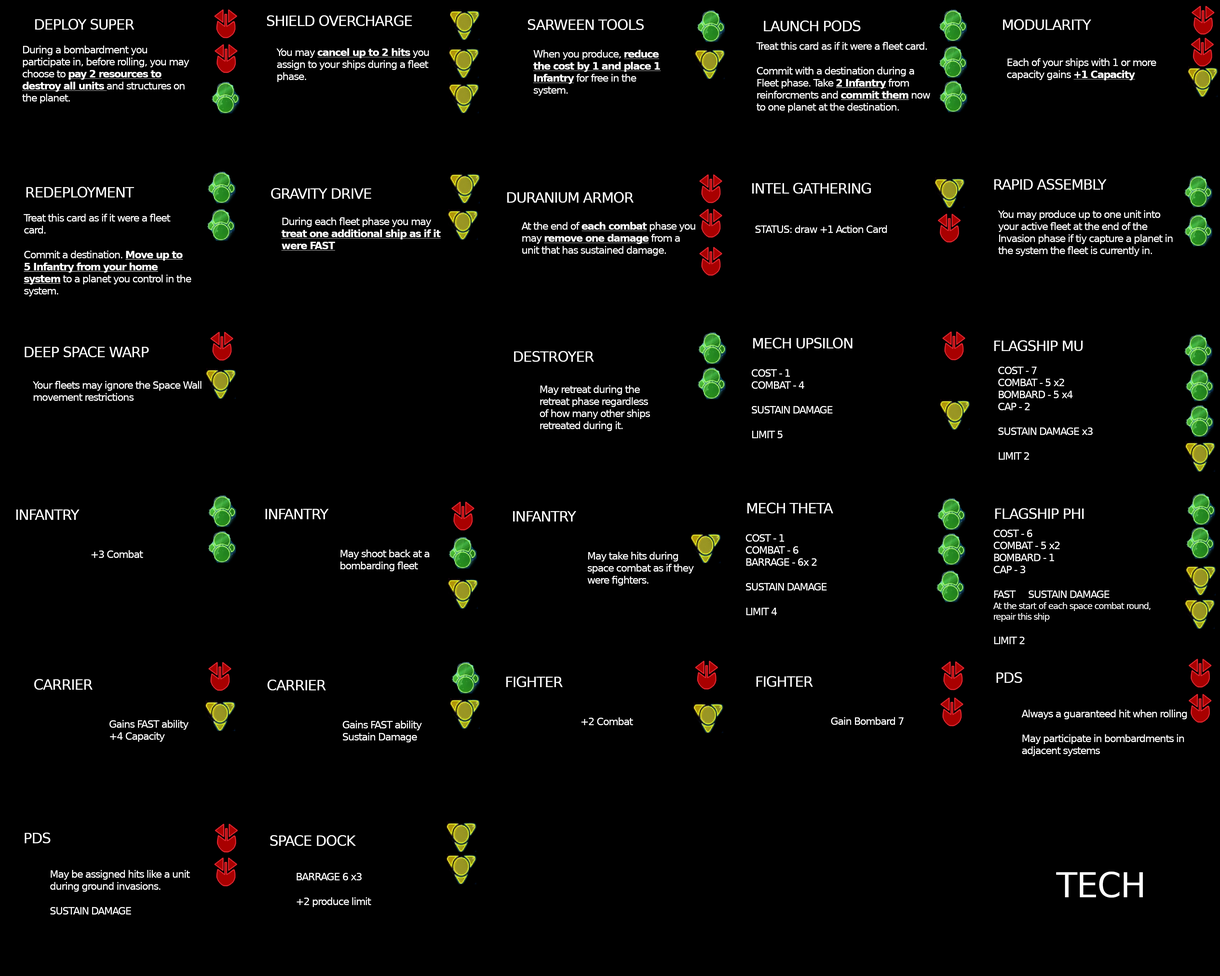
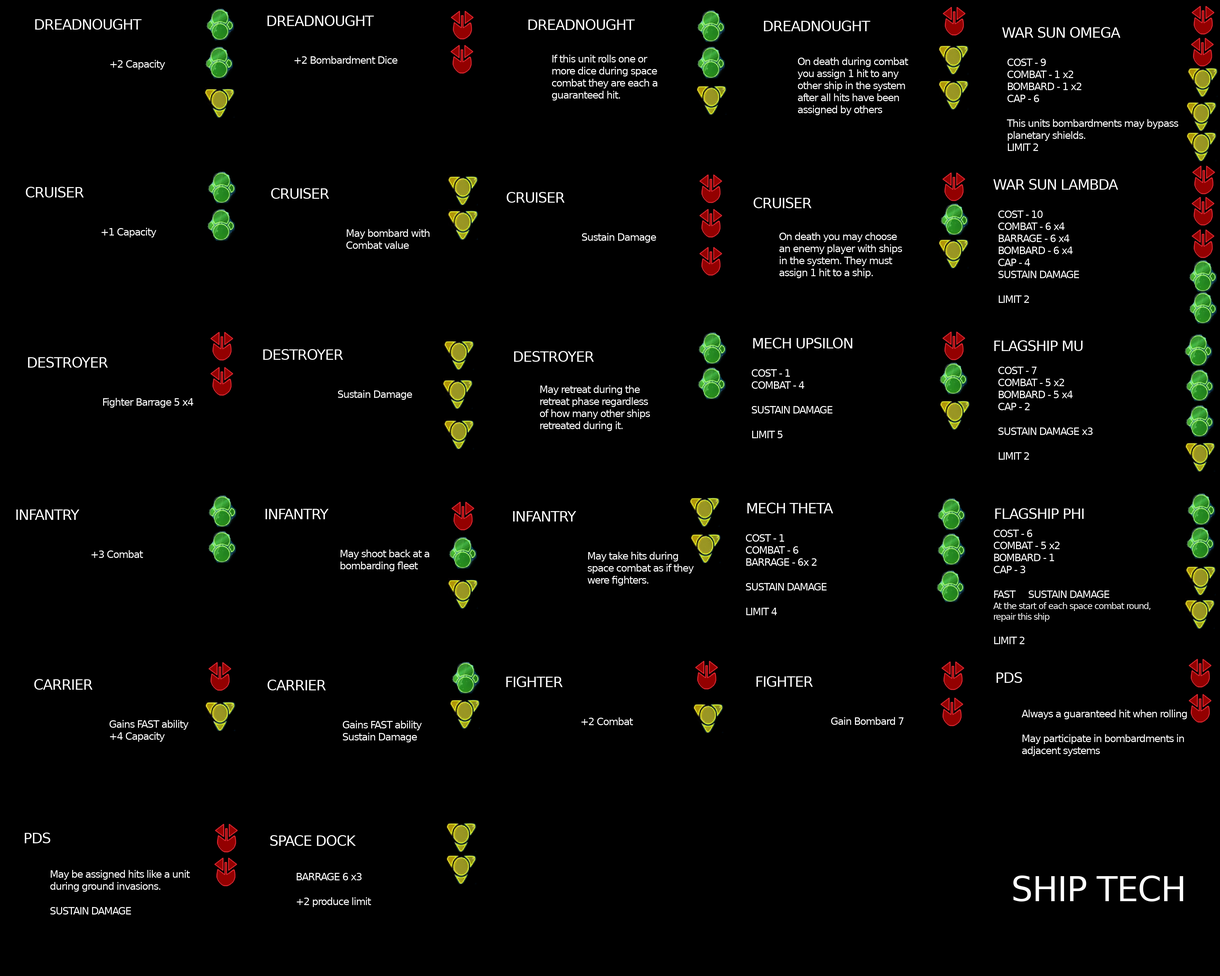
Two versions of the same layered image (1220×976). Layer-by-layer changes:
removed layer "cards_tech_unit.png" over 16, 5, 1219, 915
added group "dread #28" with 2 layers above "dread #26" over 513, 511, 695, 586
added group "dread #26" with 2 layers above "dread #24" over 265, 508, 430, 572
added group "dread #32" with 2 layers above "dread #46" over 34, 679, 189, 742
added group "dread #46" with 2 layers above "dread #44" over 745, 502, 834, 616
added group "dread #44" with 2 layers above "dread #42" over 751, 337, 853, 439
added group "dread #42" with 2 layers above "dread #40" over 993, 508, 1151, 645
added layer "COST - 6 ..." in group "dread #42" over 993, 529, 1151, 645
added group "dread #40" with 2 layers above "dread #38" over 994, 340, 1094, 460
added layer "COST - 7 ..." in group "dread #40" over 998, 366, 1094, 460
added group "dread #38" with 5 layers above "dread #36" over 993, 165, 1216, 303
added group "dread #36" with 2 layers above "dread #54" over 1002, 27, 1179, 151
added layer "COST - 9 ..." in group "dread #36" over 1006, 58, 1179, 151
added group "dread #52" with 2 layers above "dread #50" over 24, 832, 191, 915
added group "dread #50" with 2 layers above "dread #48" over 996, 672, 1188, 757
added layer "Always a guaranteed hit when r..." in group "dread #50" over 1021, 709, 1188, 757
added group "dread #30" with 2 layers above "dread #20" over 267, 679, 423, 743
added group "dread #20" with 2 layers above "dread #16" over 514, 351, 651, 432
added group "dread #16" with 2 layers above "dread #14" over 27, 356, 194, 408
added group "dread #14" with 2 layers above "dread #12" over 753, 197, 903, 279
added group "dread #10" with 2 layers above "dread #8" over 271, 188, 430, 249
added group "dread #6" with 2 layers above "dread #4" over 764, 20, 909, 116
added group "dread #4" with 2 layers above "dread #2" over 528, 19, 658, 101
added layer "background" over 16, 5, 1219, 915
…and 135 more changes (135 added)
